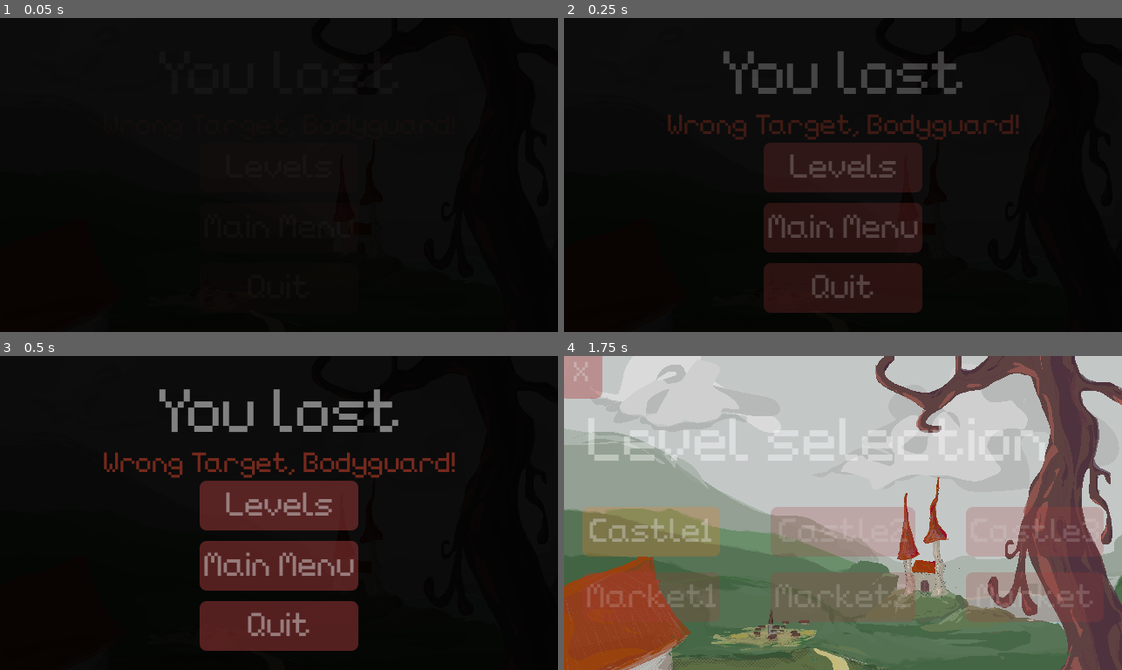
Above: before the commit, frames 1-4 (two rows, left to right).
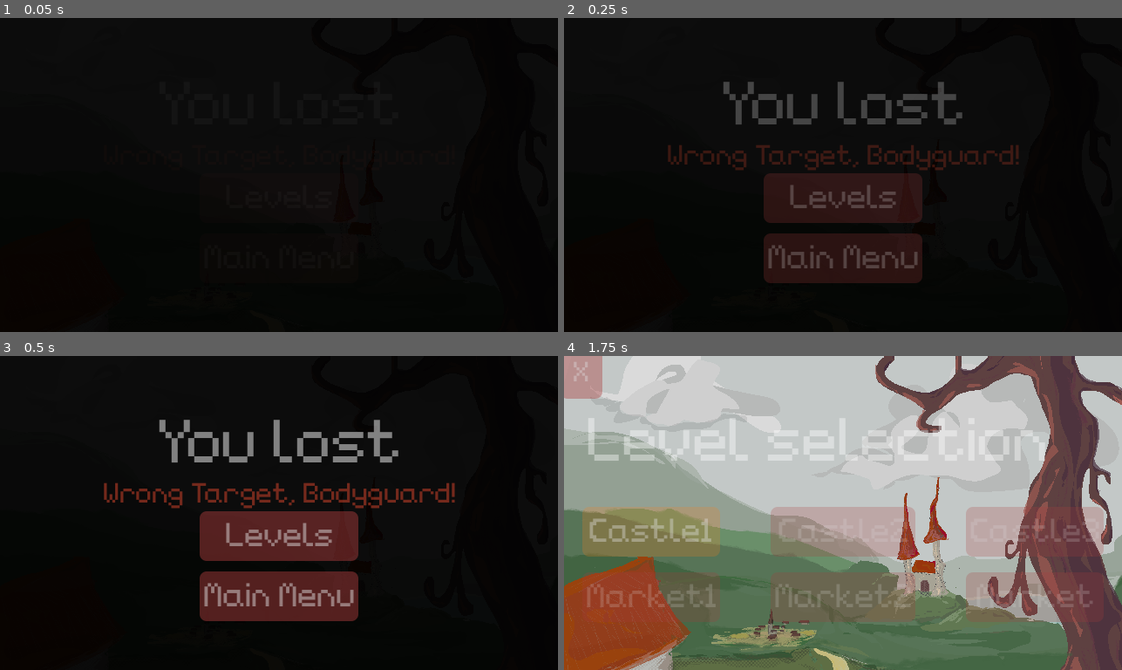
Above: after the commit, the same moments.

Repository: 1ChuckNorris1/BrackeysGameJam2026.2
Game: Godot game, scene res://Scenes/Menu_UI/looseScreen.tscn
Same seed, same stepped clock (60 frames per second), same inputs: the game is played once before the commit and once after it. This scene is started directly instead of the project's main scene. Sound files missing from this copy of the repository are replaced by a short silence.
Inputs (mouse positions are in pixels of both pictures, inside the frame that each line leads up to):
- Up to frame 1 (0.05 s): no input
- Up to frame 2 (0.25 s): no input
- Up to frame 3 (0.5 s): no input
- Up to frame 4 (1.75 s): tap Enter at 0.5 s; move the mouse to (965, 497) at 0.52 s; hold Right (move_right) 0.53-1.25 s; tap J (attack) at 0.6 s; click (965, 497) at 0.67 s; click "Levels" at 1.25 s

The runs differ from the first frame. In frame 2, 14% of the frame differs, in the area x 18-82%, y 10-94%; in frame 3, 15%; in frame 4, nothing differs.

Commit message:
quit button removed

Diff:
--- a/brackeys-game-jam-2026.2/Scenes/Menu_UI/VictoryScreen.tscn
+++ b/brackeys-game-jam-2026.2/Scenes/Menu_UI/VictoryScreen.tscn
@@ -1,7 +1,6 @@
 [gd_scene format=3 uid="uid://cfys1q7wjueic"]
 
 [ext_resource type="Script" uid="uid://40n2at4jig64" path="res://Scripts/UIScript/button_class.gd" id="1_ovn80"]
-[ext_resource type="Script" uid="uid://cq8qihx4pv5ho" path="res://Scripts/UIScript/quit_button.gd" id="3_dr4oc"]
 [ext_resource type="Script" uid="uid://6jkakdul7ujh" path="res://Scripts/UIScript/animation_player_ui.gd" id="3_mnqso"]
 
 [sub_resource type="LabelSettings" id="LabelSettings_dm25u"]
@@ -15,7 +14,7 @@
 tracks/0/type = "value"
 tracks/0/imported = false
 tracks/0/enabled = true
-tracks/0/path = NodePath("VBoxContainer/HBoxContainer/VBoxContainer/Quit_Button:self_modulate")
+tracks/0/path = NodePath("VBoxContainer:self_modulate")
 tracks/0/interp = 1
 tracks/0/loop_wrap = true
 tracks/0/keys = {
@@ -27,7 +26,7 @@
 tracks/1/type = "value"
 tracks/1/imported = false
 tracks/1/enabled = true
-tracks/1/path = NodePath("VBoxContainer:self_modulate")
+tracks/1/path = NodePath("VBoxContainer/Label:self_modulate")
 tracks/1/interp = 1
 tracks/1/loop_wrap = true
 tracks/1/keys = {
@@ -39,7 +38,7 @@
 tracks/2/type = "value"
 tracks/2/imported = false
 tracks/2/enabled = true
-tracks/2/path = NodePath("VBoxContainer/Label:self_modulate")
+tracks/2/path = NodePath("VBoxContainer/Label2:self_modulate")
 tracks/2/interp = 1
 tracks/2/loop_wrap = true
 tracks/2/keys = {
@@ -51,7 +50,7 @@
 tracks/3/type = "value"
 tracks/3/imported = false
 tracks/3/enabled = true
-tracks/3/path = NodePath("VBoxContainer/Label2:self_modulate")
+tracks/3/path = NodePath("VBoxContainer/MarginContainer:self_modulate")
 tracks/3/interp = 1
 tracks/3/loop_wrap = true
 tracks/3/keys = {
@@ -63,7 +62,7 @@
 tracks/4/type = "value"
 tracks/4/imported = false
 tracks/4/enabled = true
-tracks/4/path = NodePath("VBoxContainer/MarginContainer:self_modulate")
+tracks/4/path = NodePath("VBoxContainer/HBoxContainer:self_modulate")
 tracks/4/interp = 1
 tracks/4/loop_wrap = true
 tracks/4/keys = {
@@ -75,7 +74,7 @@
 tracks/5/type = "value"
 tracks/5/imported = false
 tracks/5/enabled = true
-tracks/5/path = NodePath("VBoxContainer/HBoxContainer:self_modulate")
+tracks/5/path = NodePath("VBoxContainer/HBoxContainer/VBoxContainer:self_modulate")
 tracks/5/interp = 1
 tracks/5/loop_wrap = true
 tracks/5/keys = {
@@ -87,7 +86,7 @@
 tracks/6/type = "value"
 tracks/6/imported = false
 tracks/6/enabled = true
-tracks/6/path = NodePath("VBoxContainer/HBoxContainer/VBoxContainer:self_modulate")
+tracks/6/path = NodePath("VBoxContainer/HBoxContainer/VBoxContainer/Levels_Button:self_modulate")
 tracks/6/interp = 1
 tracks/6/loop_wrap = true
 tracks/6/keys = {
@@ -99,22 +98,10 @@
 tracks/7/type = "value"
 tracks/7/imported = false
 tracks/7/enabled = true
-tracks/7/path = NodePath("VBoxContainer/HBoxContainer/VBoxContainer/Levels_Button:self_modulate")
+tracks/7/path = NodePath("VBoxContainer/HBoxContainer/VBoxContainer/MainMenu_Button:self_modulate")
 tracks/7/interp = 1
 tracks/7/loop_wrap = true
 tracks/7/keys = {
-"times": PackedFloat32Array(0),
-"transitions": PackedFloat32Array(1),
-"update": 0,
-"values": [Color(1, 1, 1, 0)]
-}
-tracks/8/type = "value"
-tracks/8/imported = false
-tracks/8/enabled = true
-tracks/8/path = NodePath("VBoxContainer/HBoxContainer/VBoxContainer/MainMenu_Button:self_modulate")
-tracks/8/interp = 1
-tracks/8/loop_wrap = true
-tracks/8/keys = {
 "times": PackedFloat32Array(0),
 "transitions": PackedFloat32Array(1),
 "update": 0,
@@ -126,7 +113,7 @@
 tracks/0/type = "value"
 tracks/0/imported = false
 tracks/0/enabled = true
-tracks/0/path = NodePath("VBoxContainer/HBoxContainer/VBoxContainer/Quit_Button:self_modulate")
+tracks/0/path = NodePath("VBoxContainer:self_modulate")
 tracks/0/interp = 1
 tracks/0/loop_wrap = true
 tracks/0/keys = {
@@ -138,7 +125,7 @@
 tracks/1/type = "value"
 tracks/1/imported = false
 tracks/1/enabled = true
-tracks/1/path = NodePath("VBoxContainer:self_modulate")
+tracks/1/path = NodePath("VBoxContainer/Label:self_modulate")
 tracks/1/interp = 1
 tracks/1/loop_wrap = true
 tracks/1/keys = {
@@ -150,7 +137,7 @@
 tracks/2/type = "value"
 tracks/2/imported = false
 tracks/2/enabled = true
-tracks/2/path = NodePath("VBoxContainer/Label:self_modulate")
+tracks/2/path = NodePath("VBoxContainer/Label2:self_modulate")
 tracks/2/interp = 1
 tracks/2/loop_wrap = true
 tracks/2/keys = {
@@ -162,7 +149,7 @@
 tracks/3/type = "value"
 tracks/3/imported = false
 tracks/3/enabled = true
-tracks/3/path = NodePath("VBoxContainer/Label2:self_modulate")
+tracks/3/path = NodePath("VBoxContainer/MarginContainer:self_modulate")
 tracks/3/interp = 1
 tracks/3/loop_wrap = true
 tracks/3/keys = {
@@ -174,7 +161,7 @@
 tracks/4/type = "value"
 tracks/4/imported = false
 tracks/4/enabled = true
-tracks/4/path = NodePath("VBoxContainer/MarginContainer:self_modulate")
+tracks/4/path = NodePath("VBoxContainer/HBoxContainer:self_modulate")
 tracks/4/interp = 1
 tracks/4/loop_wrap = true
 tracks/4/keys = {
@@ -186,7 +173,7 @@
 tracks/5/type = "value"
 tracks/5/imported = false
 tracks/5/enabled = true
-tracks/5/path = NodePath("VBoxContainer/HBoxContainer:self_modulate")
+tracks/5/path = NodePath("VBoxContainer/HBoxContainer/VBoxContainer:self_modulate")
 tracks/5/interp = 1
 tracks/5/loop_wrap = true
 tracks/5/keys = {
@@ -198,7 +185,7 @@
 tracks/6/type = "value"
 tracks/6/imported = false
 tracks/6/enabled = true
-tracks/6/path = NodePath("VBoxContainer/HBoxContainer/VBoxContainer:self_modulate")
+tracks/6/path = NodePath("VBoxContainer/HBoxContainer/VBoxContainer/Levels_Button:self_modulate")
 tracks/6/interp = 1
 tracks/6/loop_wrap = true
 tracks/6/keys = {
@@ -210,22 +197,10 @@
 tracks/7/type = "value"
 tracks/7/imported = false
 tracks/7/enabled = true
-tracks/7/path = NodePath("VBoxContainer/HBoxContainer/VBoxContainer/Levels_Button:self_modulate")
+tracks/7/path = NodePath("VBoxContainer/HBoxContainer/VBoxContainer/MainMenu_Button:self_modulate")
 tracks/7/interp = 1
 tracks/7/loop_wrap = true
 tracks/7/keys = {
-"times": PackedFloat32Array(0, 1),
-"transitions": PackedFloat32Array(1, 1),
-"update": 0,
-"values": [Color(1, 1, 1, 0), Color(1, 1, 1, 1)]
-}
-tracks/8/type = "value"
-tracks/8/imported = false
-tracks/8/enabled = true
-tracks/8/path = NodePath("VBoxContainer/HBoxContainer/VBoxContainer/MainMenu_Button:self_modulate")
-tracks/8/interp = 1
-tracks/8/loop_wrap = true
-tracks/8/keys = {
 "times": PackedFloat32Array(0, 1),
 "transitions": PackedFloat32Array(1, 1),
 "update": 0,
@@ -309,14 +284,6 @@
 script = ExtResource("1_ovn80")
 scene_path = "uid://5luhos24eh2i"
 
-[node name="Quit_Button" type="Button" parent="VBoxContainer/HBoxContainer/VBoxContainer" unique_id=1968640092]
-visible = false
-self_modulate = Color(1, 1, 1, 0)
-layout_mode = 2
-theme_override_font_sizes/font_size = 38
-text = "Quit"
-script = ExtResource("3_dr4oc")
-
 [node name="AnimationPlayer" type="AnimationPlayer" parent="." unique_id=302875620]
 libraries/ = SubResource("AnimationLibrary_r1g0m")
 script = ExtResource("3_mnqso")
--- a/brackeys-game-jam-2026.2/Scenes/Menu_UI/looseScreen.tscn
+++ b/brackeys-game-jam-2026.2/Scenes/Menu_UI/looseScreen.tscn
@@ -3,7 +3,6 @@
 [ext_resource type="Texture2D" uid="uid://fp2oqmc8epfa" path="res://assets/Menu/title_screen.png" id="1_0q4di"]
 [ext_resource type="Script" uid="uid://40n2at4jig64" path="res://Scripts/UIScript/button_class.gd" id="1_2q42x"]
 [ext_resource type="Script" uid="uid://chss0orifno72" path="res://Scripts/UIScript/death_cause_label.gd" id="1_gf61k"]
-[ext_resource type="Script" uid="uid://cq8qihx4pv5ho" path="res://Scripts/UIScript/quit_button.gd" id="3_rubmj"]
 [ext_resource type="Script" uid="uid://6jkakdul7ujh" path="res://Scripts/UIScript/animation_player_ui.gd" id="5_rubmj"]
 
 [sub_resource type="LabelSettings" id="LabelSettings_dm25u"]
@@ -111,18 +110,6 @@
 "update": 0,
 "values": [Color(1, 1, 1, 0)]
 }
-tracks/8/type = "value"
-tracks/8/imported = false
-tracks/8/enabled = true
-tracks/8/path = NodePath("VBoxContainer/HBoxContainer/VBoxContainer/Quit_Button:self_modulate")
-tracks/8/interp = 1
-tracks/8/loop_wrap = true
-tracks/8/keys = {
-"times": PackedFloat32Array(0),
-"transitions": PackedFloat32Array(1),
-"update": 0,
-"values": [Color(1, 1, 1, 0)]
-}
 
 [sub_resource type="Animation" id="Animation_l5l3m"]
 resource_name = "open"
@@ -217,18 +204,6 @@
 tracks/7/interp = 1
 tracks/7/loop_wrap = true
 tracks/7/keys = {
-"times": PackedFloat32Array(0, 1),
-"transitions": PackedFloat32Array(1, 1),
-"update": 0,
-"values": [Color(1, 1, 1, 0), Color(1, 1, 1, 1)]
-}
-tracks/8/type = "value"
-tracks/8/imported = false
-tracks/8/enabled = true
-tracks/8/path = NodePath("VBoxContainer/HBoxContainer/VBoxContainer/Quit_Button:self_modulate")
-tracks/8/interp = 1
-tracks/8/loop_wrap = true
-tracks/8/keys = {
 "times": PackedFloat32Array(0, 1),
 "transitions": PackedFloat32Array(1, 1),
 "update": 0,
@@ -332,13 +307,6 @@
 script = ExtResource("1_2q42x")
 scene_path = "uid://5luhos24eh2i"
 
-[node name="Quit_Button" type="Button" parent="VBoxContainer/HBoxContainer/VBoxContainer" unique_id=1968640092]
-self_modulate = Color(1, 1, 1, 0)
-layout_mode = 2
-theme_override_font_sizes/font_size = 38
-text = "Quit"
-script = ExtResource("3_rubmj")
-
 [node name="AnimationPlayerUI" type="AnimationPlayer" parent="." unique_id=51478687]
 libraries/ = SubResource("AnimationLibrary_6eg11")
 script = ExtResource("5_rubmj")
